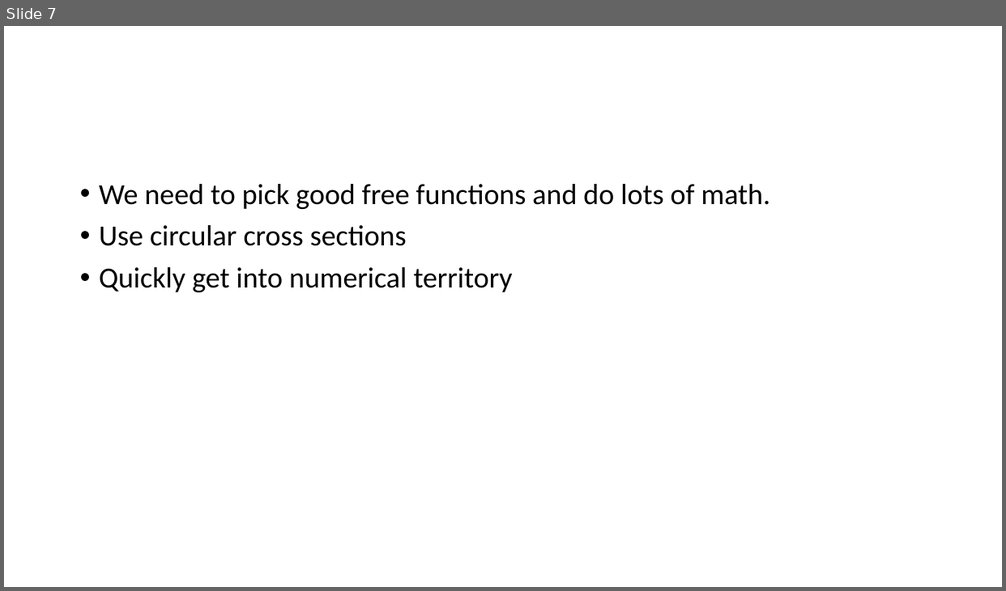
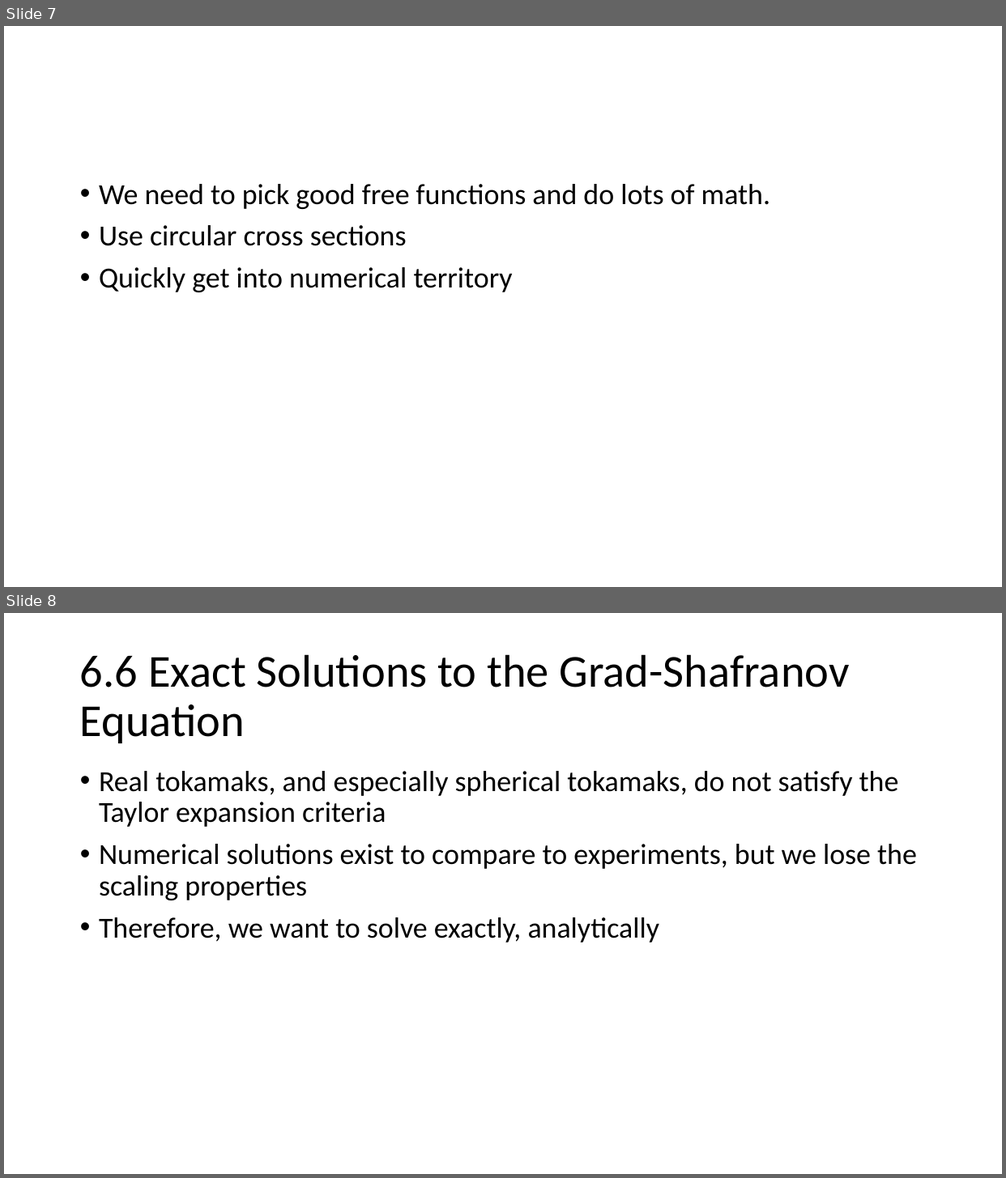
Before and after one commit to bartlettnbb2/academia, a slide deck: Presentations/IdealMHD_ch6.pptx. Shown one above the other, each under a label of ours: slide 7 before the commit, slides 7 and 8 after it. The pictures are 1006x591 and 1006x1178 pixels, drawn with LibreOffice and Linux fonts; fonts in the diff are those of the drawing; grey boxes stand for pictures. Boxes give left, top, right and bottom in pixels: in the first picture for what was removed or moved away, otherwise in the second. Text is boxed around its words. In the diff, an @@ line names an element or a change of style, - is before the commit and + after.

```diff
--- a/Presentations/IdealMHD_ch6.pptx
+++ b/Presentations/IdealMHD_ch6.pptx
@@ slide 8 added at box(4, 613, 1002, 1174), background #FFFFFF @@
@@ title added at box(80, 654, 850, 743), 44 pt, text #000000 @@
+6.6 Exact Solutions to the Grad-Shafranov Equation
@@ text added at box(99, 771, 917, 943), 28 pt, text #000000 @@
+• Real tokamaks, and especially spherical tokamaks, do not satisfy the Taylor expansion criteria
+• Numerical solutions exist to compare to experiments, but we lose the scaling properties
+• Therefore, we want to solve exactly, analytically
```
Also in this commit, not shown: 1 slide changed, 10 other slides added, 1 other file.
